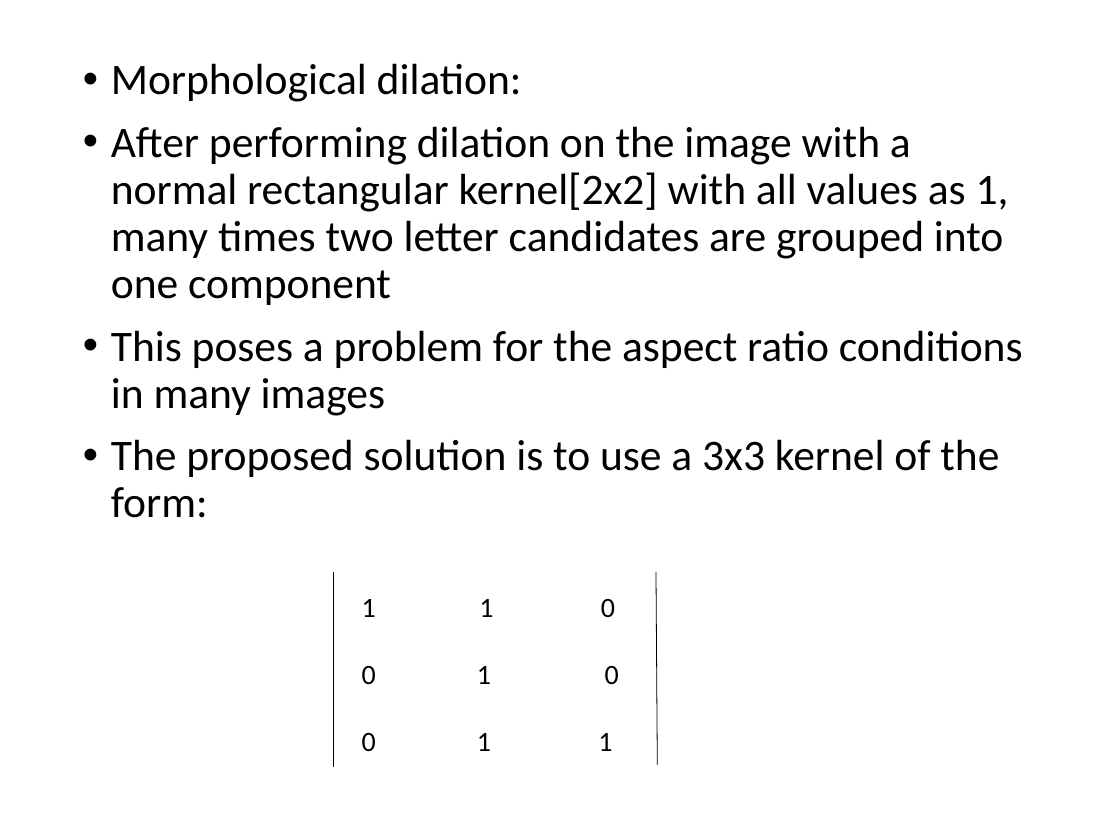
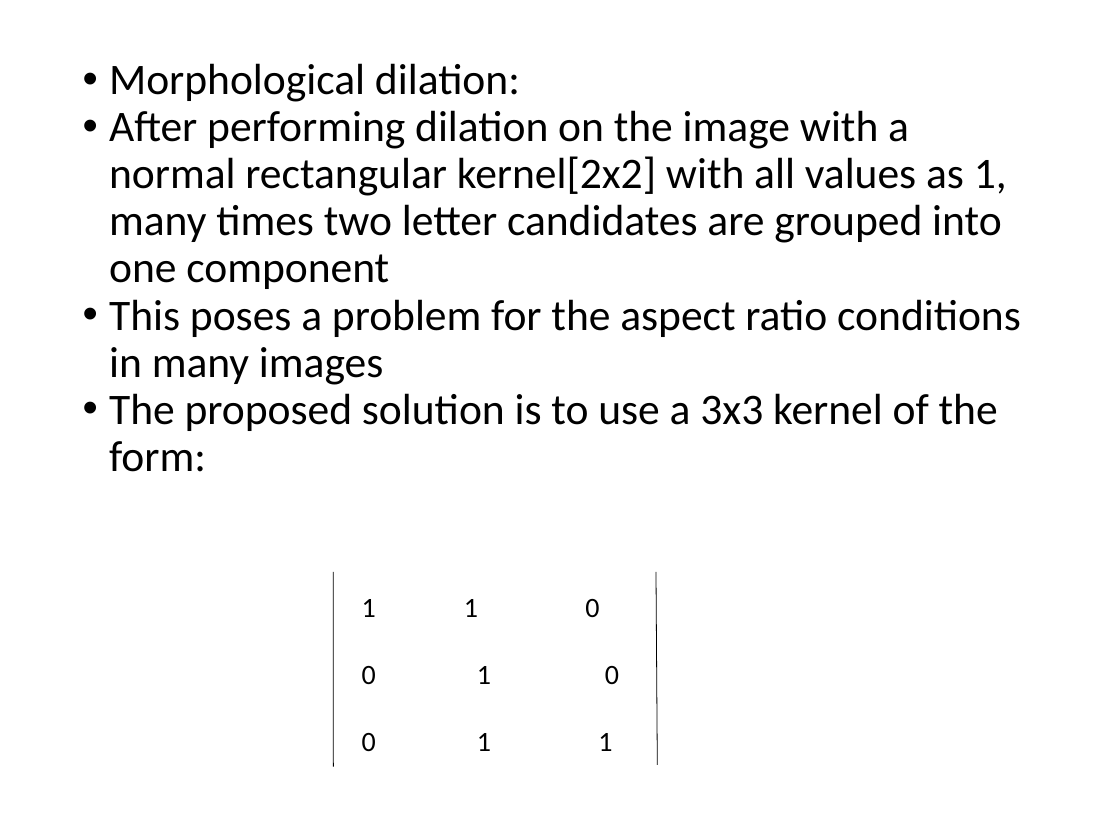
Before and after one commit to ManushGupta/text-detection-swt, a slide deck: slide 41 of OPTICAL-CHARACTER-DETECTION_FINAL.pptx. Drawn at 1120x840 pixels with LibreOffice and Linux fonts; fonts in the diff are those of the drawing. Boxes give left, top, right and bottom in pixels: in the first picture for what was removed or moved away, otherwise in the second. Text is boxed around its words. In the diff, an @@ line names an element or a change of style, - is before the commit and + after.

```diff
--- a/OPTICAL-CHARACTER-DETECTION_FINAL.pptx
+++ b/OPTICAL-CHARACTER-DETECTION_FINAL.pptx
@@ text "Morphological dilation:" at (109,63,1021,472): indent changed; less space between paragraphs @@
@@ line (334, 572) - (334, 766): stroke #000000 0.5 pt to #000000 0.51 pt @@
@@ text at (464,599,599,617): indent changed @@
```
Also in this commit, not shown: 33 other slides changed.
